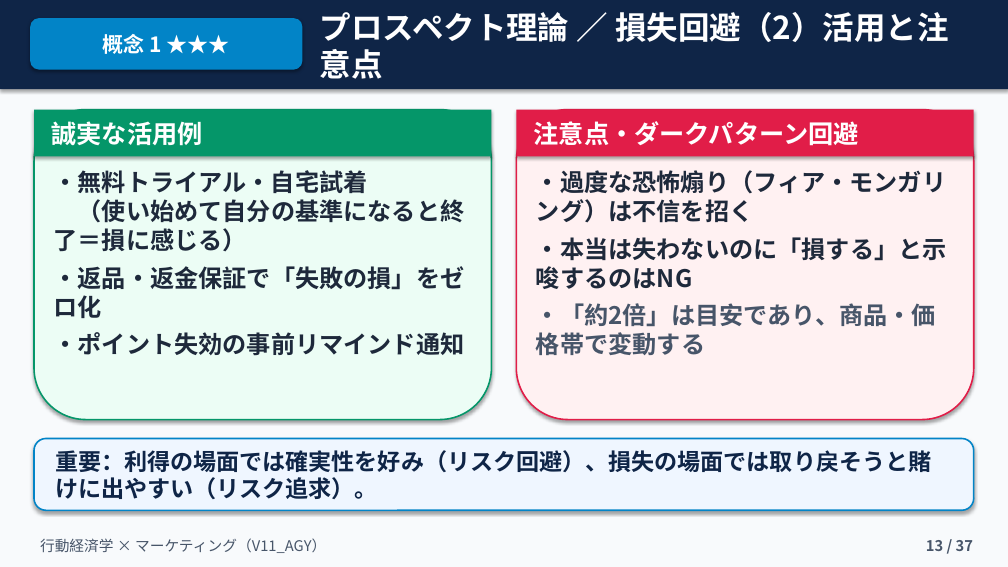
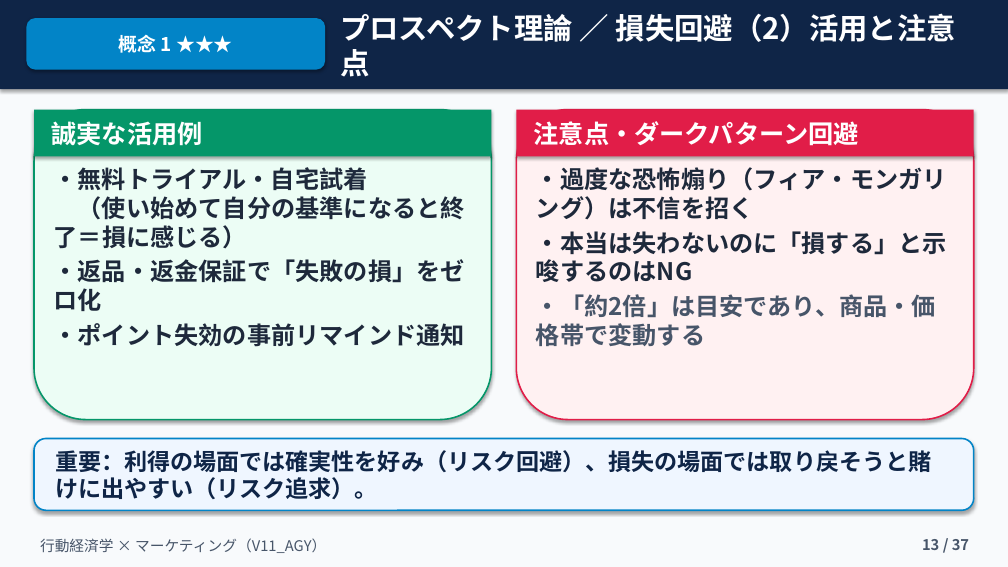
Before and after one commit to kkomatsu81/jns-slide-v11-agy, a slide deck: slide 13 of 融合版_V11_AGY.pptx. Drawn at 1008x567 pixels with LibreOffice and Linux fonts; fonts in the diff are those of the drawing. Boxes give left, top, right and bottom in pixels: in the first picture for what was removed or moved away, otherwise in the second. Text is boxed around its words. In the diff, an @@ line names an element or a change of style, - is before the commit and + after.

```diff
--- a/融合版_V11_AGY.pptx
+++ b/融合版_V11_AGY.pptx
@@ rounded rectangle "概念 1 ★★★" resized from (x1=30, y1=18, x2=302, y2=70) to (x1=26, y1=18, x2=325, y2=70) @@
@@ rounded rectangle "概念 1 ★★★" at (x1=26, y1=18, x2=325, y2=70): size 20 to 18 pt @@
@@ text "プロスペクト理論 ／ 損失回避（2）活用と注意点" moved from (x1=320, y1=12, x2=949, y2=79) to (x1=340, y1=13, x2=956, y2=77) @@
@@ text "プロスペクト理論 ／ 損失回避（2）活用と注意点" at (x1=340, y1=13, x2=956, y2=77): size 30 to 28 pt @@
@@ text "・無料トライアル・自宅試着 （使い始めて自分の基準になると終了＝損に感じる）" at (x1=54, y1=167, x2=465, y2=347): less space between paragraphs @@
@@ text "・過度な恐怖煽り（フィア・モンガリング）は不信を招く" at (x1=536, y1=167, x2=947, y2=346): less space between paragraphs @@
@@ text "13 / 37" moved from (x1=926, y1=540, x2=973, y2=551) to (x1=922, y1=539, x2=969, y2=550) @@
```
Also in this commit, not shown: 35 other slides changed.
